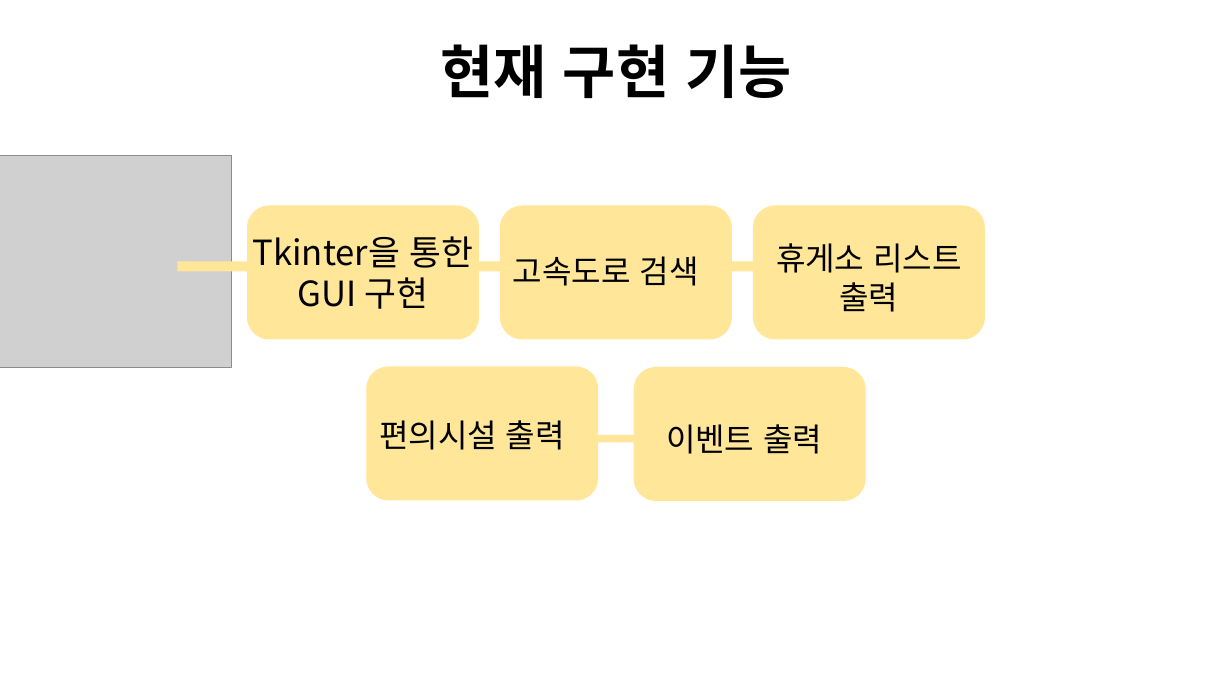
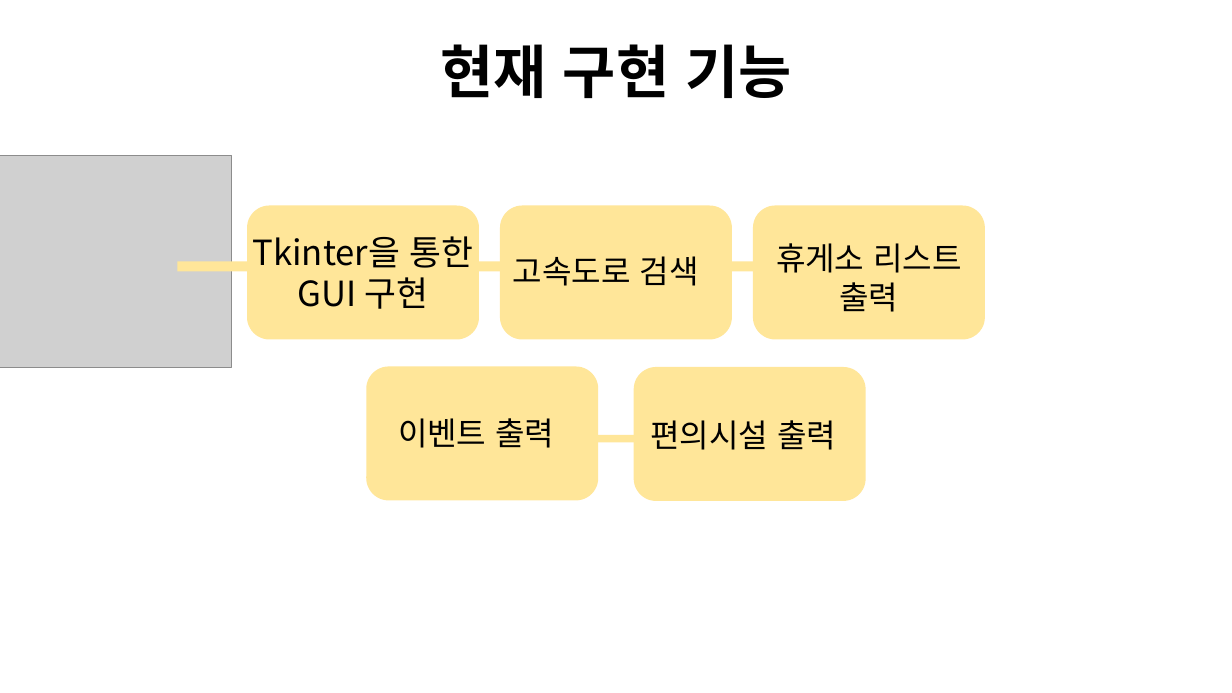
Before and after one commit to jjangsu/-, a slide deck: slide 5 of RestArea/중간발표.pptx. Drawn at 1232x693 pixels with LibreOffice and Linux fonts; fonts in the diff are those of the drawing; grey boxes stand for pictures. Boxes give left, top, right and bottom in pixels: in the first picture for what was removed or moved away, otherwise in the second. Text is boxed around its words. In the diff, an @@ line names an element or a change of style, - is before the commit and + after.

```diff
--- a/RestArea/중간발표.pptx
+++ b/RestArea/중간발표.pptx
@@ text "이벤트 출력": place and size @@
-text "이벤트 출력" at (666,424,822,454)
+text "이벤트 출력" at (398,418,554,448)
@@ text "편의시설 출력": place and size @@
-text "편의시설 출력" at (379,420,565,450)
+text "편의시설 출력" at (650,420,836,450)
```
Also in this commit, not shown: 2 other slides changed, 1 other file.
